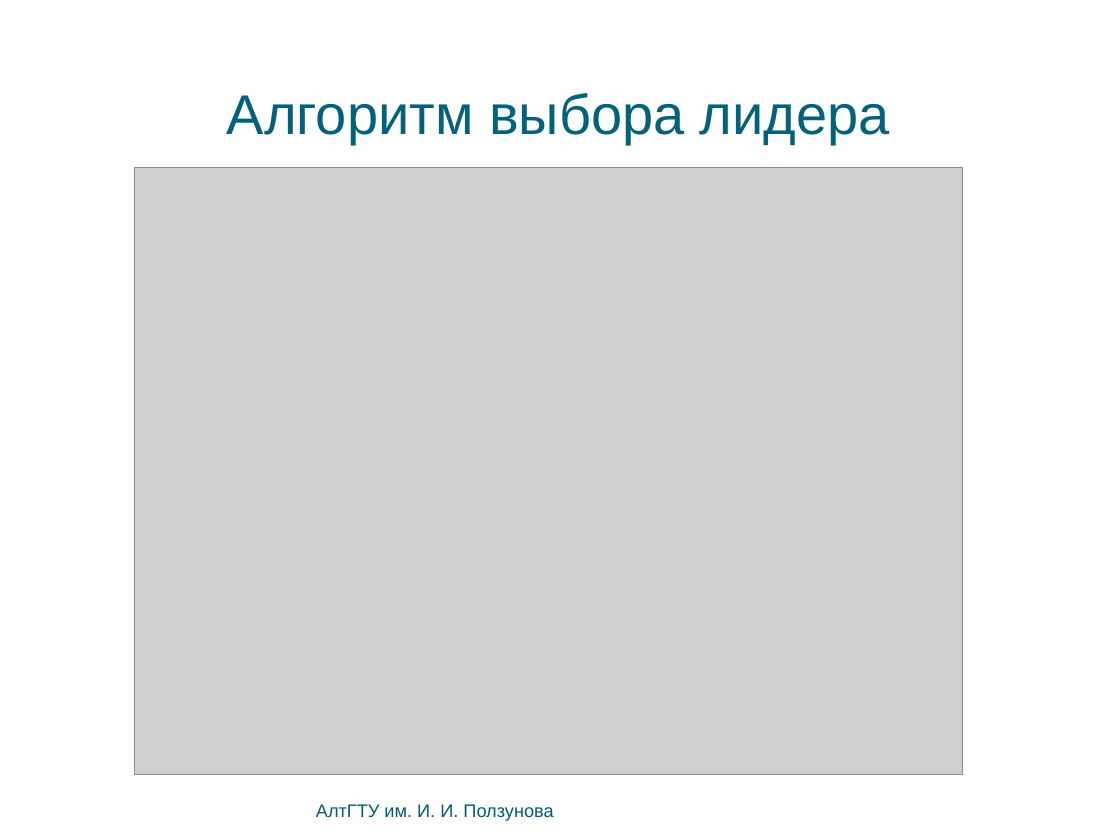
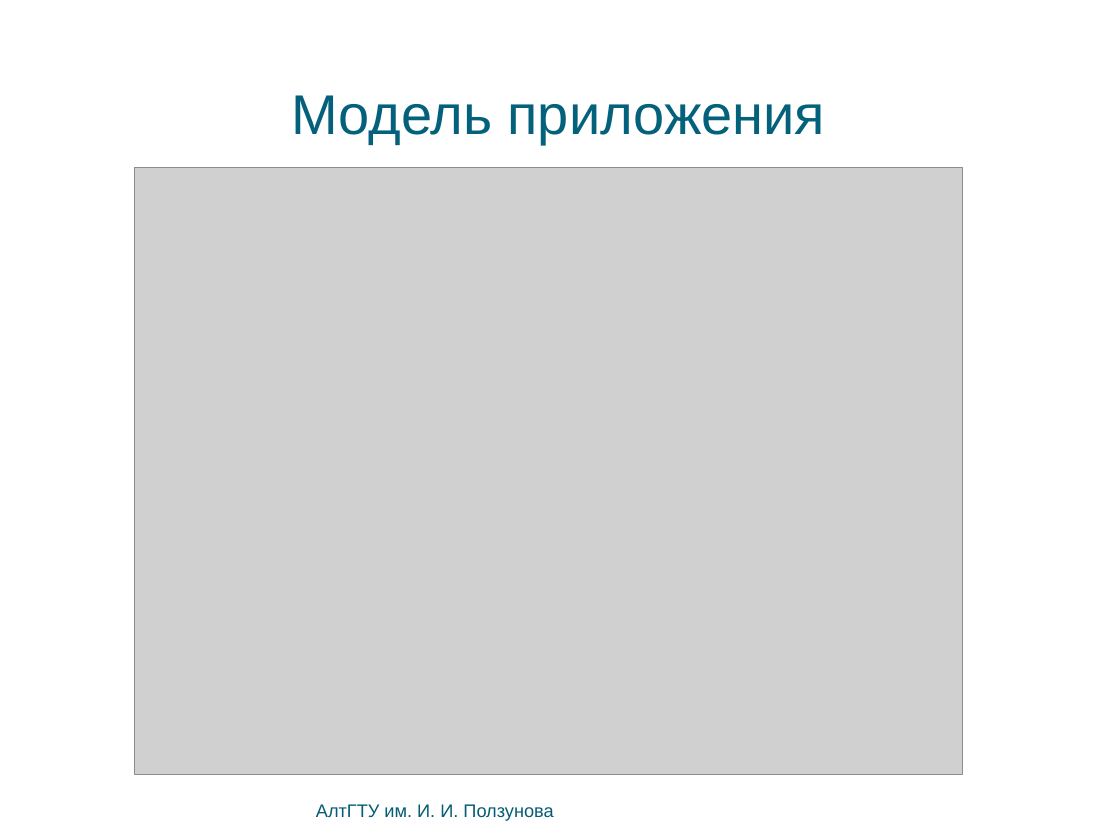
Before and after one commit to bluerain/snoopy, a slide deck: slide 7 of diploma/trunk/ppt/starovoitov.ppt (slide 5 before the commit). Drawn at 1120x840 pixels with LibreOffice and Linux fonts; fonts in the diff are those of the drawing; grey boxes stand for pictures; background and template pictures are left out. Boxes give left, top, right and bottom in pixels: in the first picture for what was removed or moved away, otherwise in the second. Text is boxed around its words. In the diff, an @@ line names an element or a change of style, - is before the commit and + after.

```diff
--- a/diploma/trunk/ppt/starovoitov.ppt
+++ b/diploma/trunk/ppt/starovoitov.ppt
@@ text at (291, 95, 825, 144): text changed @@
-Алгоритм выбора лидера
+Модель приложения
```
Also in this commit, not shown: 2 other slides changed, 1 other file.
